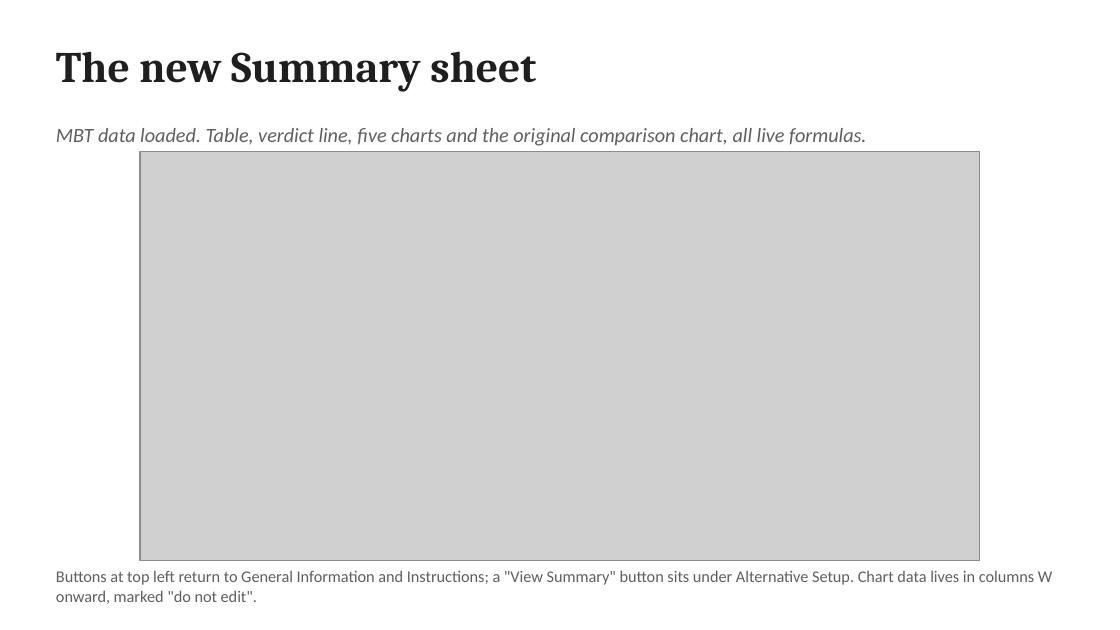
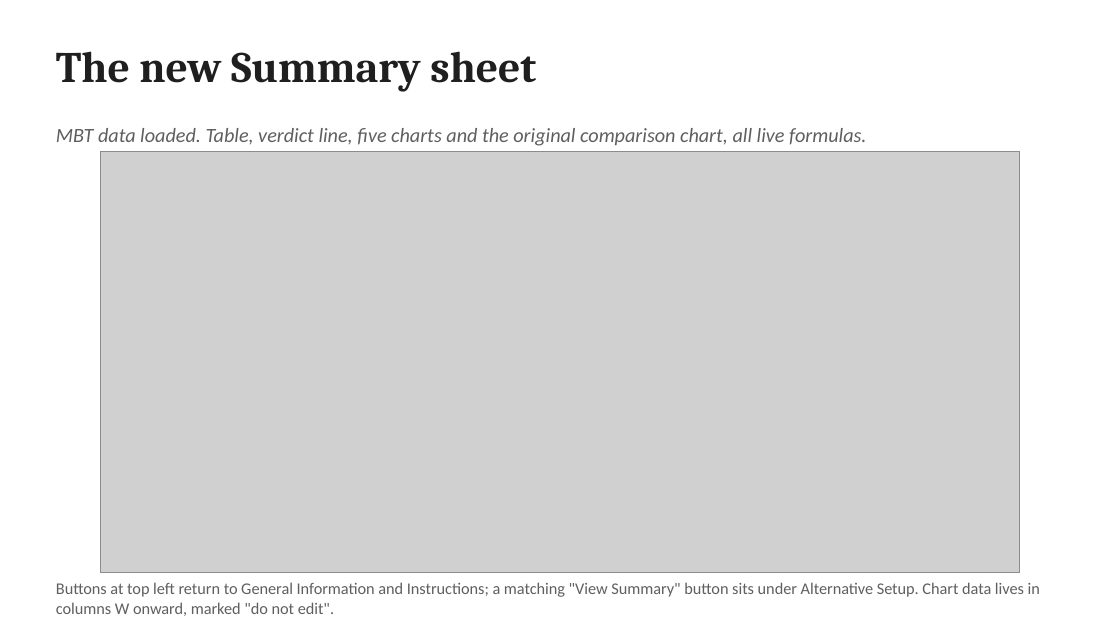
Before and after one commit to JosephD130/lcca-dashboard, a slide deck: slide 11 of tdot-lcca/TDOT_LCCA_Review_and_v1.2.0_Update.pptx. Drawn at 1120x630 pixels with LibreOffice and Linux fonts; fonts in the diff are those of the drawing; grey boxes stand for pictures. Boxes give left, top, right and bottom in pixels: in the first picture for what was removed or moved away, otherwise in the second. Text is boxed around its words. In the diff, an @@ line names an element or a change of style, - is before the commit and + after.

```diff
--- a/tdot-lcca/TDOT_LCCA_Review_and_v1.2.0_Update.pptx
+++ b/tdot-lcca/TDOT_LCCA_Review_and_v1.2.0_Update.pptx
@@ picture: place and size @@
-picture at <box>140,151,980,561</box>
+picture at <box>101,151,1019,572</box>
@@ text at <box>56,582,1040,616</box>: text changed @@
-Buttons at top left return to General Information and Instructions; a "View Summary" button sits under Alternative Setup. Chart data lives in columns W onward, marked "do not edit".
+Buttons at top left return to General Information and Instructions; a matching "View Summary" button sits under Alternative Setup. Chart data lives in columns W onward, marked "do not edit".
```
Also in this commit, not shown: 11 other files.
